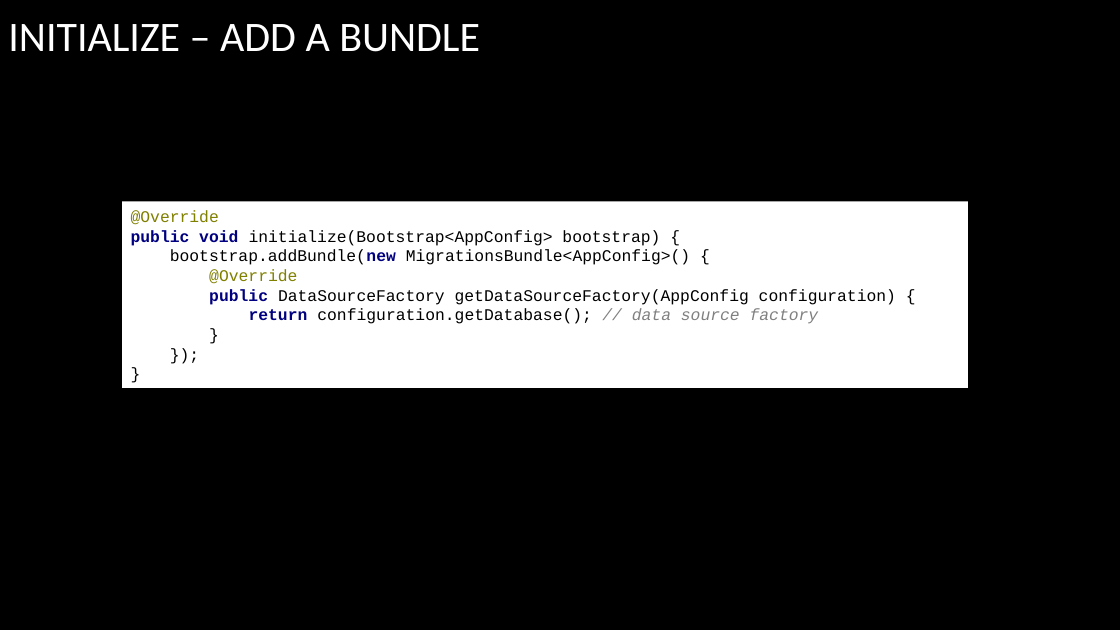
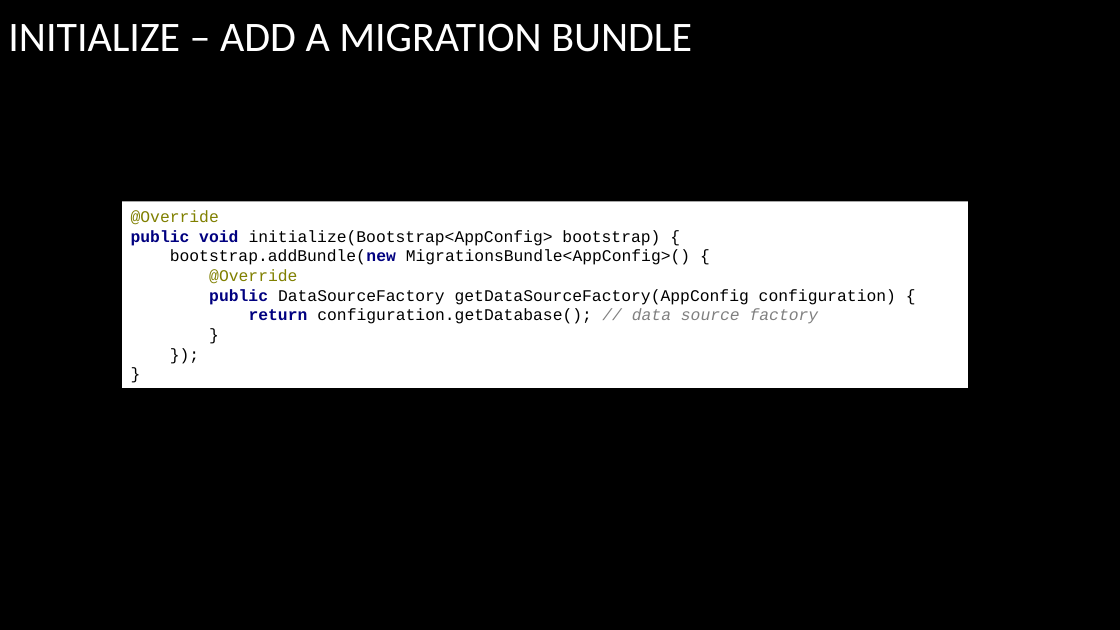
Before and after one commit to arenat/wiza_1, a slide deck: slide 13 of wiza.pptx. Drawn at 1120x630 pixels with LibreOffice and Linux fonts; fonts in the diff are those of the drawing; background and template pictures are left out. Boxes give left, top, right and bottom in pixels: in the first picture for what was removed or moved away, otherwise in the second. Text is boxed around its words. In the diff, an @@ line names an element or a change of style, - is before the commit and + after.

```diff
--- a/wiza.pptx
+++ b/wiza.pptx
@@ title at [8,23,692,52]: text changed @@
-INITIALIZE – ADD A BUNDLE
+INITIALIZE – ADD A MIGRATION BUNDLE
```
Also in this commit, not shown: 3 other slides changed, 7 slides added, 1 other file.
